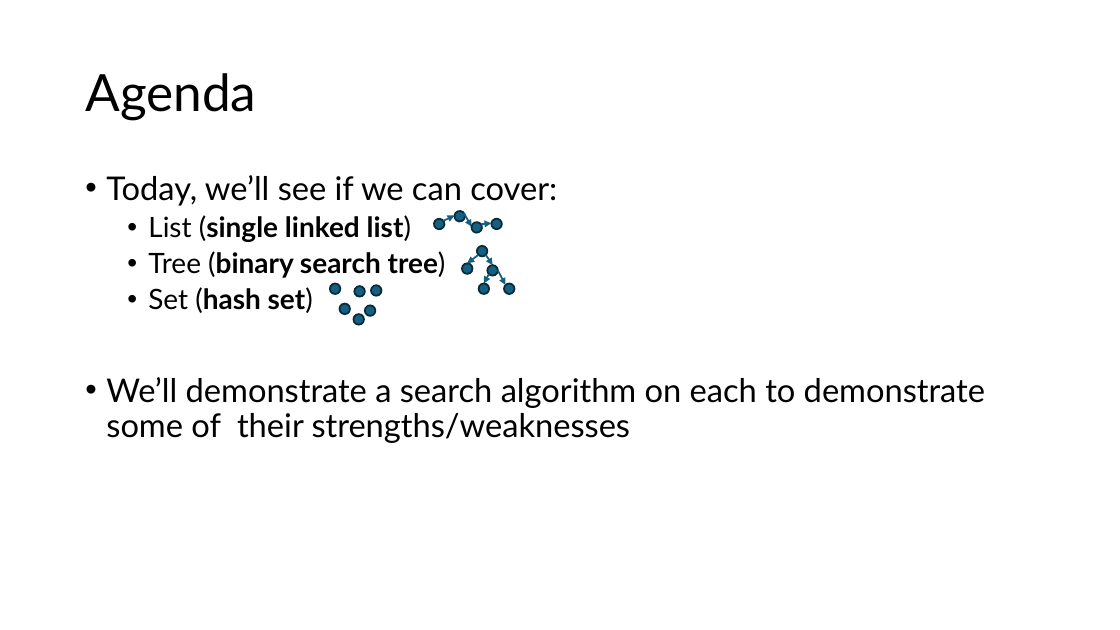
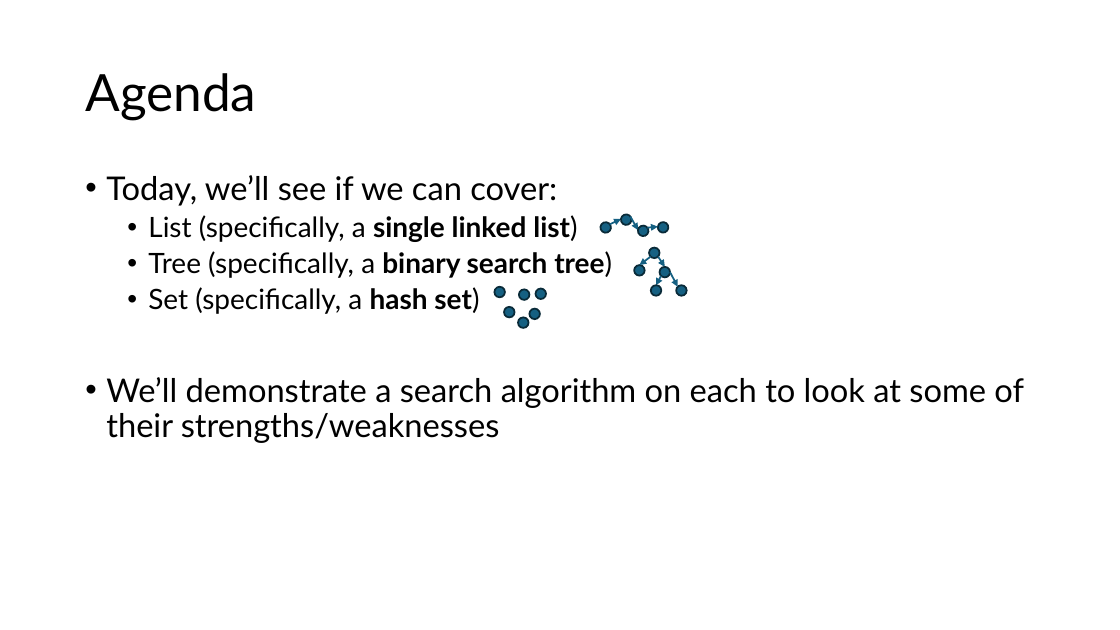
Before and after one commit to wai-t/CompSci, a slide deck: slide 3 of ComputerScience/Data_structures/Data Structures.pptx. Drawn at 1120x630 pixels with LibreOffice and Linux fonts; fonts in the diff are those of the drawing. Boxes give left, top, right and bottom in pixels: in the first picture for what was removed or moved away, otherwise in the second. Text is boxed around its words. In the diff, an @@ line names an element or a change of style, - is before the commit and + after.

```diff
--- a/ComputerScience/Data_structures/Data Structures.pptx
+++ b/ComputerScience/Data_structures/Data Structures.pptx
@@ text at (106, 215, 1024, 443): text changed; size 28 to 24 pt @@
-  • List (single linked list)
-  • Tree (binary search tree)
-  • Set (hash set)
-• We’ll demonstrate a search algorithm on each to demonstrate some of their strengths/weaknesses
+  • List (specifically, a single linked list)
+  • Tree (specifically, a binary search tree)
+  • Set (specifically, a hash set)
+• We’ll demonstrate a search algorithm on each to look at some of their strengths/weaknesses
@@ 8 ellipses, 3 arrows: place and size @@
-8 ellipses, 3 arrows at (330, 210, 502, 324)
+8 ellipses, 3 arrows at (495, 214, 669, 328)
@@ 4 ellipses, 4 arrows: place and size @@
-4 ellipses, 4 arrows at (462, 246, 514, 294)
+4 ellipses, 4 arrows at (634, 248, 686, 296)
@@ ellipse: place and size @@
-ellipse at (487, 266, 497, 276)
+ellipse at (660, 267, 670, 277)
@@ ellipse: place and size @@
-ellipse at (371, 286, 381, 296)
+ellipse at (536, 288, 546, 298)
@@ ellipse: place and size @@
-ellipse at (365, 306, 375, 316)
+ellipse at (529, 308, 539, 318)
```
Also in this commit, not shown: 12 other slides changed.
